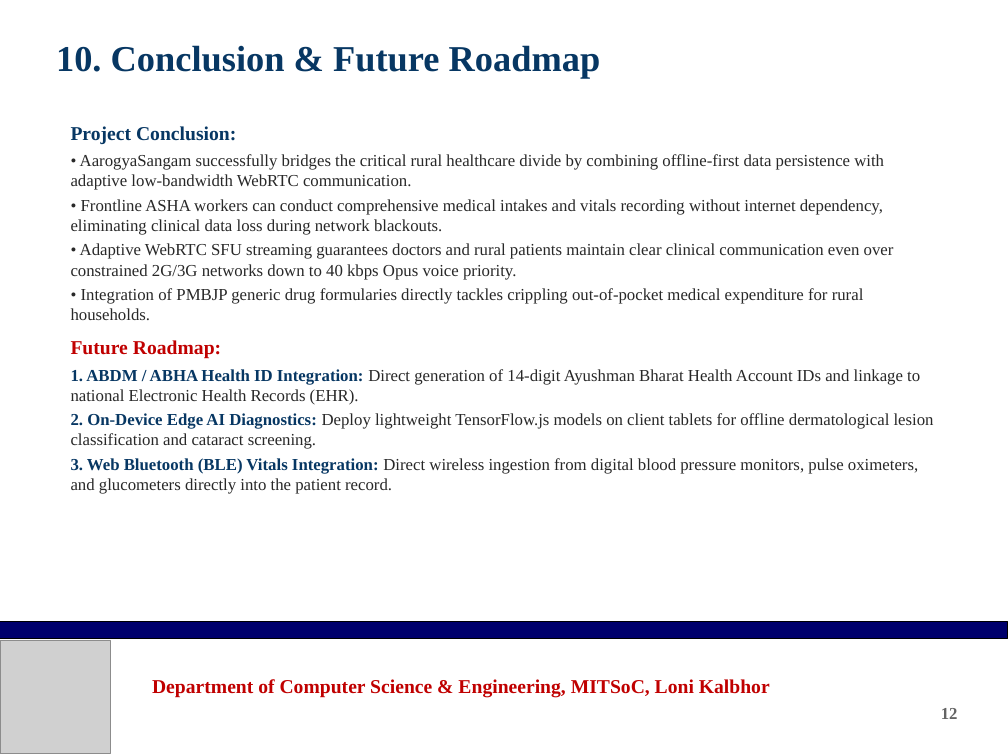
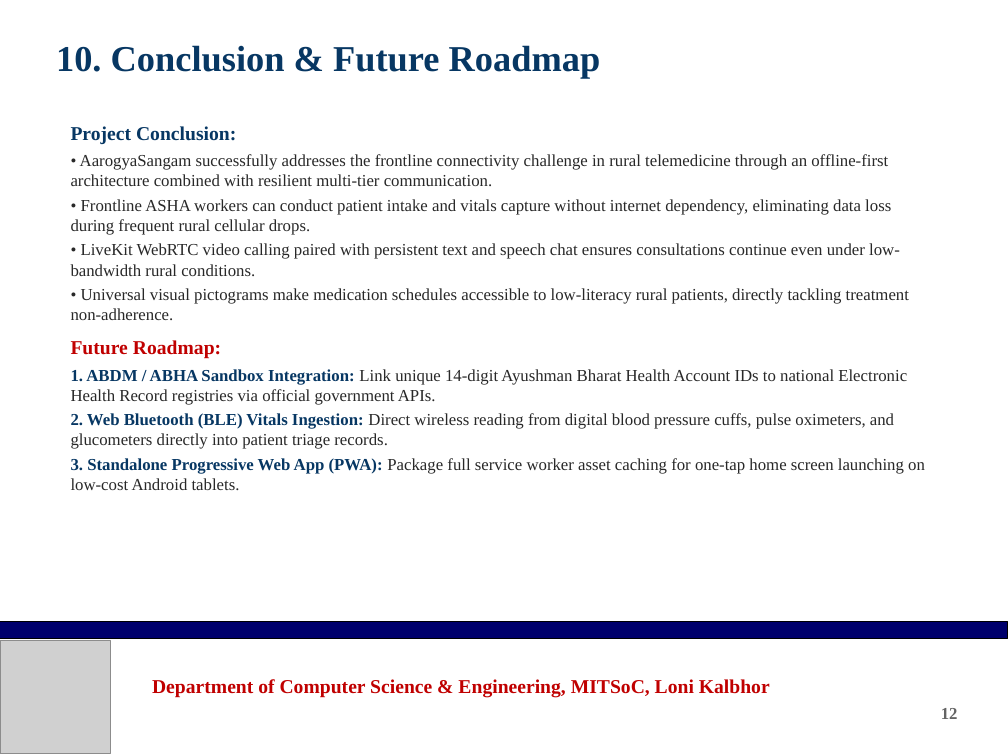
Before and after one commit to prodsumo-sumedh/Null_Pointers, a slide deck: slide 12 of AarogyaSangam_Project_Presentation.pptx. Drawn at 1008x756 pixels with LibreOffice and Linux fonts; fonts in the diff are those of the drawing; grey boxes stand for pictures; background and template pictures are left out. Boxes give left, top, right and bottom in pixels: in the first picture for what was removed or moved away, otherwise in the second. Text is boxed around its words. In the diff, an @@ line names an element or a change of style, - is before the commit and + after.

```diff
--- a/AarogyaSangam_Project_Presentation.pptx
+++ b/AarogyaSangam_Project_Presentation.pptx
@@ text at bbox=[71, 154, 909, 320]: text changed @@
-• AarogyaSangam successfully bridges the critical rural healthcare divide by combining offline-first data persistence with adaptive low-bandwidth WebRTC communication.
-• Frontline ASHA workers can conduct comprehensive medical intakes and vitals recording without internet dependency, eliminating clinical data loss during network blackouts.
-• Adaptive WebRTC SFU streaming guarantees doctors and rural patients maintain clear clinical communication even over constrained 2G/3G networks down to 40 kbps Opus voice priority.
-• Integration of PMBJP generic drug formularies directly tackles crippling out-of-pocket medical expenditure for rural households.
+• AarogyaSangam successfully addresses the frontline connectivity challenge in rural telemedicine through an offline-first architecture combined with resilient multi-tier communication.
+• Frontline ASHA workers can conduct patient intake and vitals capture without internet dependency, eliminating data loss during frequent rural cellular drops.
+• LiveKit WebRTC video calling paired with persistent text and speech chat ensures consultations continue even under low-bandwidth rural conditions.
+• Universal visual pictograms make medication schedules accessible to low-literacy rural patients, directly tackling treatment non-adherence.
@@ text at bbox=[71, 369, 925, 490]: text changed @@
-1. ABDM / ABHA Health ID Integration: Direct generation of 14-digit Ayushman Bharat Health Account IDs and linkage to national Electronic Health Records (EHR).
-2. On-Device Edge AI Diagnostics: Deploy lightweight TensorFlow.js models on client tablets for offline dermatological lesion classification and cataract screening.
-3. Web Bluetooth (BLE) Vitals Integration: Direct wireless ingestion from digital blood pressure monitors, pulse oximeters, and glucometers directly into the patient record.
+1. ABDM / ABHA Sandbox Integration: Link unique 14-digit Ayushman Bharat Health Account IDs to national Electronic Health Record registries via official government APIs.
+2. Web Bluetooth (BLE) Vitals Ingestion: Direct wireless reading from digital blood pressure cuffs, pulse oximeters, and glucometers directly into patient triage records.
+3. Standalone Progressive Web App (PWA): Package full service worker asset caching for one-tap home screen launching on low-cost Android tablets.
```
Also in this commit, not shown: 10 other slides changed, 3 other files.
